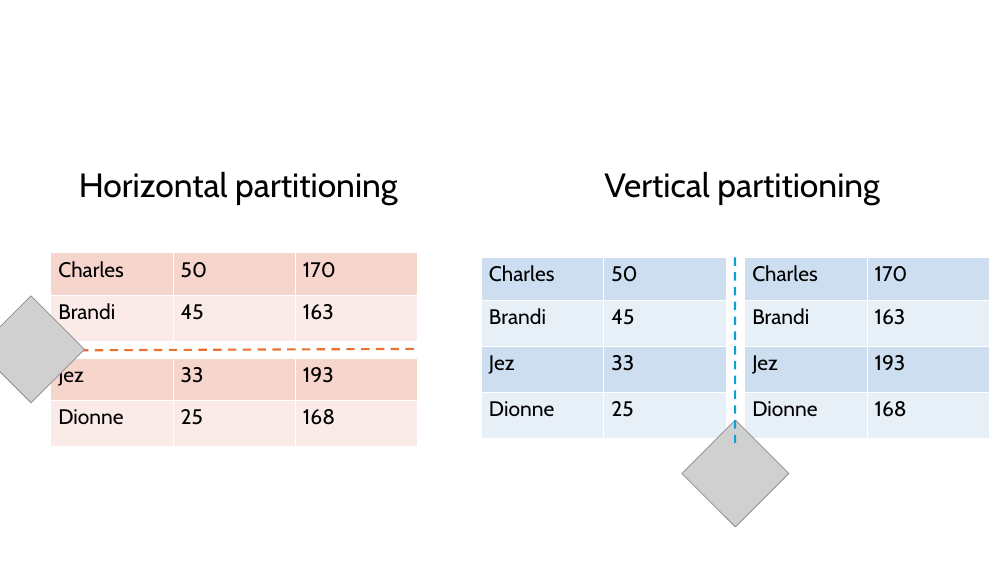
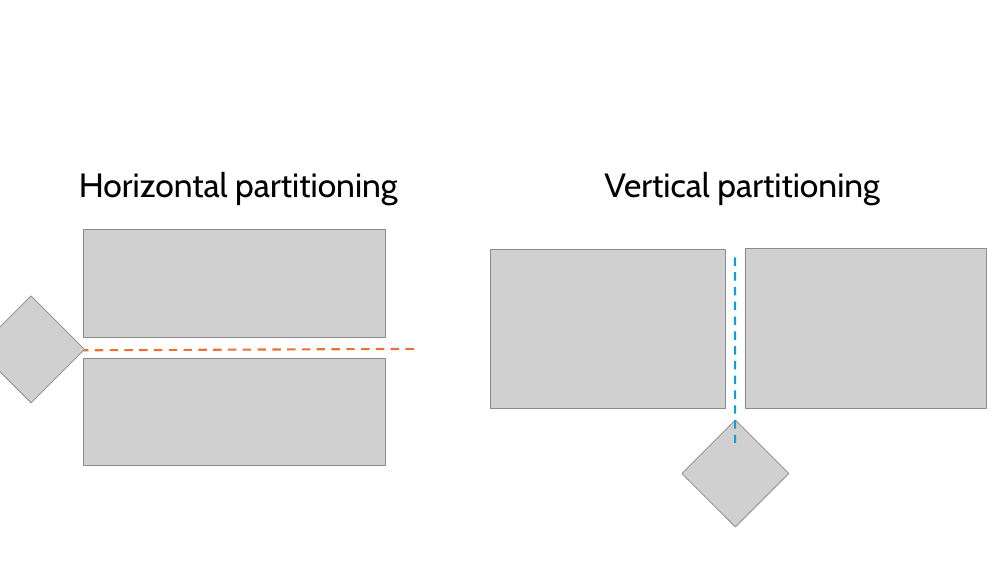
Before and after one commit to vantage6/vantage6-workshop, a slide deck: slide 7 of slides/chapter_1_PET_intro_pictures.pptx. Drawn at 1008x567 pixels with LibreOffice and Linux fonts; fonts in the diff are those of the drawing; grey boxes stand for pictures. Boxes give left, top, right and bottom in pixels: in the first picture for what was removed or moved away, otherwise in the second. Text is boxed around its words. In the diff, an @@ line names an element or a change of style, - is before the commit and + after.

```diff
--- a/slides/chapter_1_PET_intro_pictures.pptx
+++ b/slides/chapter_1_PET_intro_pictures.pptx
@@ picture added at <box>83,230,386,338</box> @@
@@ table removed at <box>51,253,418,342</box>, 2 rows, 3 columns @@
-Charles | 50 | 170
-Brandi | 45 | 163
@@ table removed at <box>482,258,727,439</box>, 4 rows, 2 columns @@
-Charles | 50
-Brandi | 45
-Jez | 33
-Dionne | 25
@@ picture added at <box>491,250,727,408</box> @@
@@ table removed at <box>745,258,990,439</box>, 4 rows, 2 columns @@
-Charles | 170
-Brandi | 163
-Jez | 193
-Dionne | 168
@@ picture added at <box>745,249,986,408</box> @@
@@ table removed at <box>51,358,418,447</box>, 2 rows, 3 columns @@
-Jez | 33 | 193
-Dionne | 25 | 168
@@ picture added at <box>83,359,386,466</box> @@
```
Also in this commit, not shown: 7 other slides changed, 2 slides added, 1 slide removed, 2 other files.
